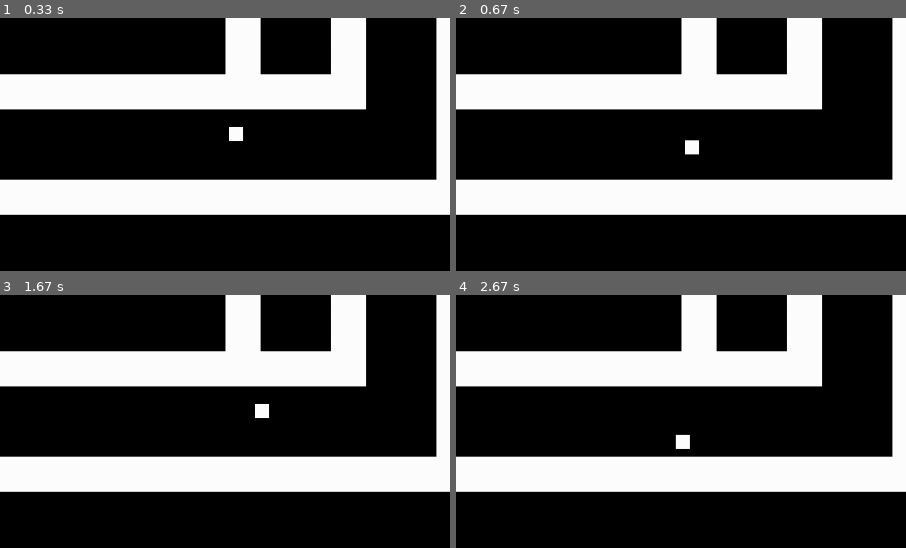
Above: before the commit, frames 1-4 (two rows, left to right).
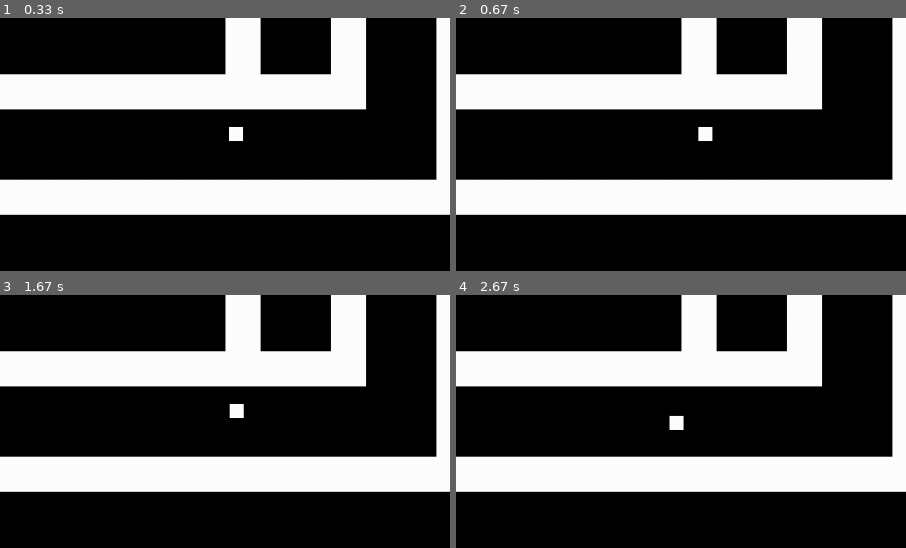
Above: after the commit, the same moments.

Repository: YousefIbrahimkhil/pygame
Game: pygame game, started from game.py
The game is run twice, just before and just after one commit, with the same random seed, the same clock (stepped at 60 frames per second) and the same inputs.
Inputs:
- Up to frame 1 (0.33 s): no input
- Up to frame 2 (0.67 s): no input
- Up to frame 3 (1.67 s): hold W 0.83-1.3 s; hold D from 1.33 s (still down)
- Up to frame 4 (2.67 s): release D at 1.8 s; hold A 1.83-2.37 s; hold S from 2.4 s (still down)
The pictures show only the part of the screen within x 24-74%, y 27-77%; the shares and areas given below are measured in that part.

Frame 1 is identical in both runs. In frame 2, 0.4% of the frame differs, in the area x 50-58%, y 43-55%; in frame 3, 0.4%; in frame 4, 0.4%, in the area x 47-52%, y 47-61%.

Commit message:
Added Start & Stop colors

Diff:
--- a/game.py
+++ b/game.py
@@ -8,7 +8,7 @@
 dt = 0
 speed = 10
 size = 50
-direction = "down"
+direction = "right"
 level = []
 
 def rectangle(start_x, start_y, size):
@@ -34,6 +34,7 @@
     count = 0
     row = 0
     level = []
+    collide = False
 
     for x in pixels:
         wallcolor = "white"
@@ -49,22 +50,13 @@
             count = 0
             row += 1
 
-    collide = False
-
     for index, i in enumerate(level):
         this_collide = i.colliderect(player_pos)
-        # print(index)
         if this_collide and pixels[index] == (0,0,0,255):
             collide = True
-            # print(this_collide)
 
-    # collide = False
-
-    # collide = rect_pos.colliderect(player_pos)
     color = (255, 0, 0) if collide else (255, 255, 255)
     pygame.draw.rect(screen, color, player_pos)
-
-    # pygame.draw.rect(screen, "green", rect_pos)
 
     keys = pygame.key.get_pressed()
     if keys[pygame.K_w]:
@@ -92,13 +84,7 @@
         speed = 10
 
 
-
-    # flip() the display to put your work on screen
     pygame.display.flip()
-
-    # limits FPS to 60
-    # dt is delta time in seconds since last frame, used for framerate-
-    # independent physics.
     dt = clock.tick(60) / 1000
 
 pygame.quit()
Binary file changed: level-0.png
